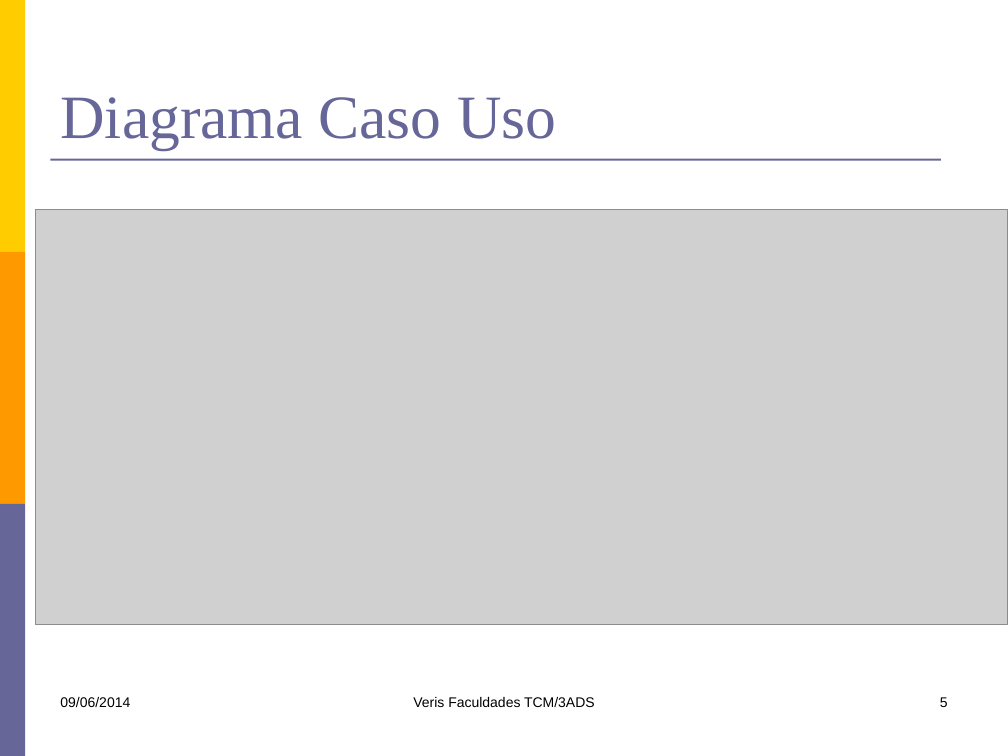
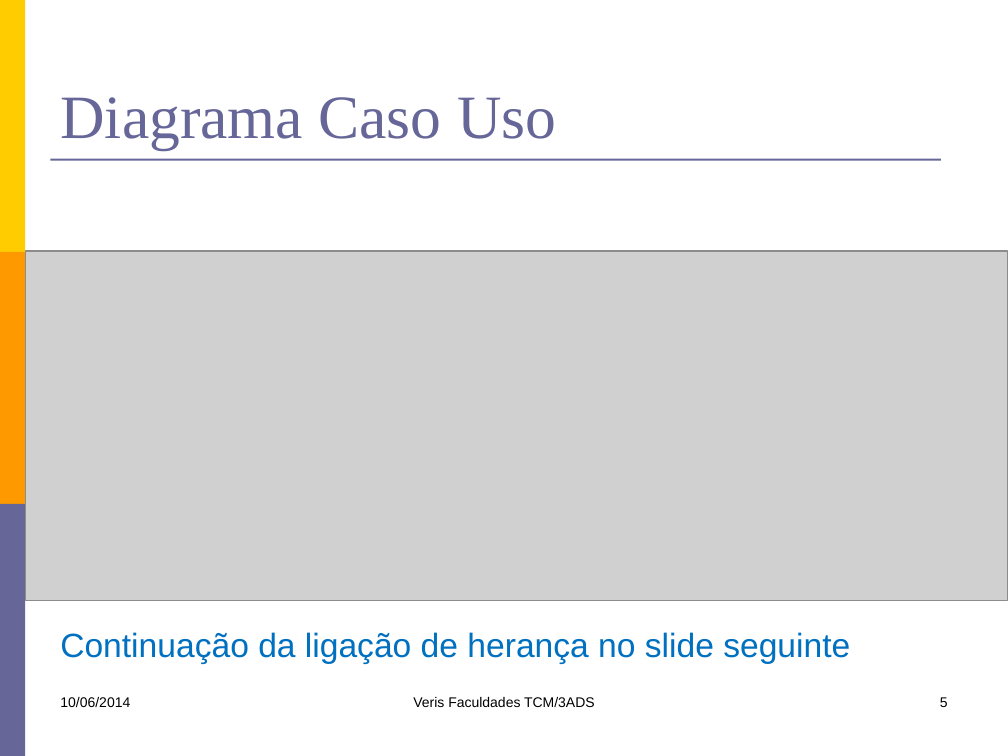
Before and after one commit to kokmz/TCCHUE, a slide deck: slide 5 of documentacao/G4_Apresentacao1sem2014.pptx. Drawn at 1008x756 pixels with LibreOffice and Linux fonts; fonts in the diff are those of the drawing; grey boxes stand for pictures. Boxes give left, top, right and bottom in pixels: in the first picture for what was removed or moved away, otherwise in the second. Text is boxed around its words. In the diff, an @@ line names an element or a change of style, - is before the commit and + after.

```diff
--- a/documentacao/G4_Apresentacao1sem2014.pptx
+++ b/documentacao/G4_Apresentacao1sem2014.pptx
@@ picture: place and size @@
-picture at (35, 210, 1008, 624)
+picture at (25, 251, 1008, 600)
@@ text added at (60, 632, 850, 664), 24 pt, text #0070C0 @@
+Continuação da ligação de herança no slide seguinte
@@ text at (60, 697, 130, 707): text changed @@
-09/06/2014
+10/06/2014
```
Also in this commit, not shown: 16 other slides changed, 16 slides removed.
